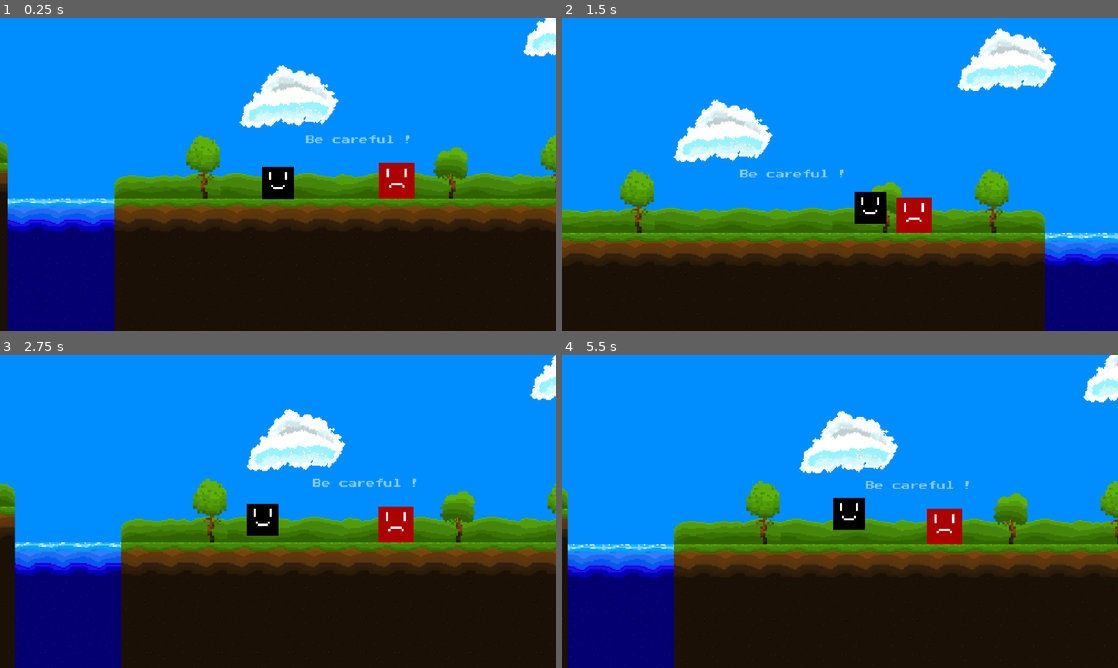
Above: before the commit, frames 1-4 (two rows, left to right).
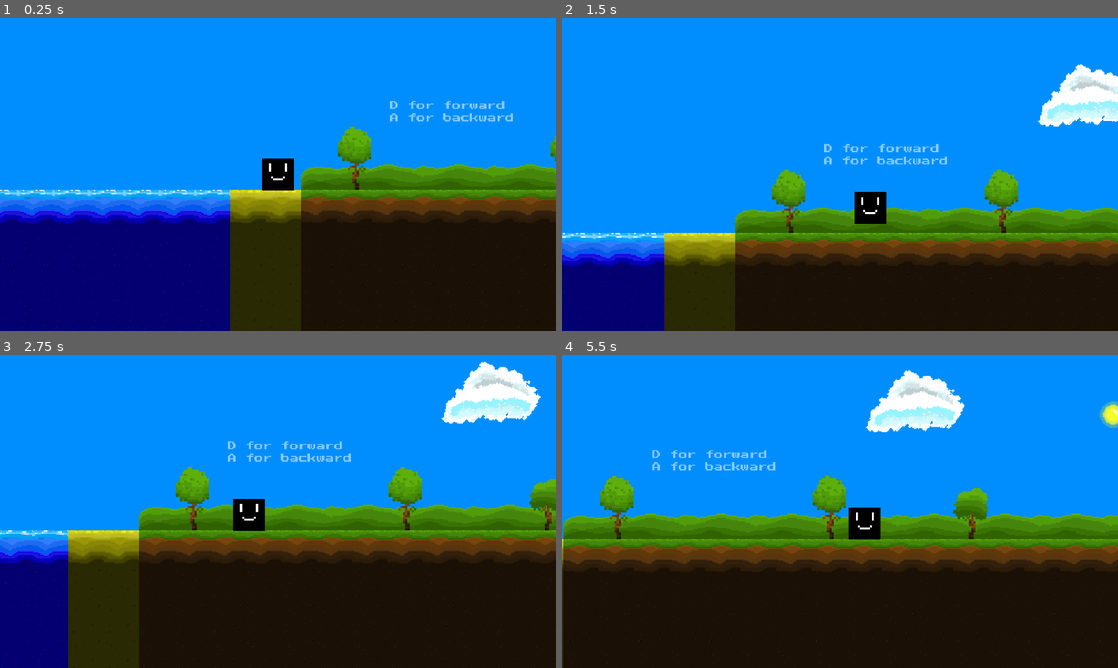
Above: after the commit, the same moments.

Repository: KevCoorp/Qube-Dash
Game: Godot game, scene res://scene/game/tutorial/tutorial.tscn
Two runs of this game, one before a commit and one after it. Both use one fixed random seed, a clock stepped at 60 frames per second and the inputs below.
Inputs:
- Up to frame 1 (0.25 s): no input
- Up to frame 2 (1.5 s): hold D (right) from 0.53 s (still down); tap Space (jump) at 0.77 s
- Up to frame 3 (2.75 s): tap Space (jump) at 1.52 s; release D (right) at 2.03 s; hold A (left) from 2.03 s (still down)
- Up to frame 4 (5.5 s): release A (left) at 2.78 s; hold D (right) 2.78-4.28 s; tap Space (jump) at 3.02, 3.77, 4.52 s; hold A (left) 4.28-5.03 s; hold D (right) from 5.03 s (still down)

The runs differ from the first frame. In frame 1, 30% of the frame differs, in the area x 0-100%, y 0-100%; in frame 2, 28%; in frame 3, 28%; in frame 4, 26%.
Error before the commit: Cannot call method 'reload_current_scene' on a null value. (res://scripts/sprite/player/player.gd:39)

Commit message:
tile edit

Diff:
--- a/scene/game/tutorial/tutorial.tscn
+++ b/scene/game/tutorial/tutorial.tscn
@@ -25,12 +25,12 @@
 format = 2
 layer_0/name = "Ground"
 layer_0/z_index = -2
-layer_0/tile_data = PackedInt32Array(917513, 65536, 1, 91751 …(25390 unchanged characters)… , 524389, 983040, 1, 589925, 983040, 2, 786521, 196608, 4, 852057, 196608, 5, 786522, 262144, 4, 852058, 262144, 5, 786532, 196608, 4, 852068, 196608, 5, 786533, 262144, 4, 852069, 262144, 5, 720940, 196608, 4, 786476, 196608, 5, 720941, 262144, 4, 786477, 262144, 5, 720934, 196608, 4, 786470, 196608, 5, 720935, 262144, 4, 786471, 262144, 5, 786452, 196608, 4, 851988, 196608, 5, 786453, 262144, 4, 851989, 262144, 5, 786442, 196608, 4, 851978, 196608, 5, 786443, 262144, 4, 851979, 262144, 5, 917570, 196608, 1, 917569, 196608, 1, 91 …(22065 unchanged characters)…
+layer_0/tile_data = PackedInt32Array(917513, 65536, 1, 91751 …(25390 unchanged characters)… , 524389, 983040, 1, 589925, 983040, 2, 917570, 196608, 1, 917569, 196608, 1, 91 …(22065 unchanged characters)…
 layer_1/name = "Hill"
 layer_1/z_index = -1
-layer_1/tile_data = PackedInt32Array(851968, 2, 0, 851969, 6 …(1642 unchanged characters)… 2019, 65538, 0, 852020, 131074, 0, 852021, 131074, 0, 852022, 196610, 0, 852028, 131074, 0, 852029, 196610, 0, 852026, 131074, 0, 852027, 196610, 0, 852023, 131074, 0, 852024, 196610, 0, 852025, 131074, 0)
+layer_1/tile_data = PackedInt32Array(851968, 2, 0, 851969, 6 …(1642 unchanged characters)… 2019, 65538, 0, 852020, 131074, 0, 852022, 131074, 0, 852028, 131074, 0, 852029, 196610, 0, 852026, 131074, 0, 852027, 196610, 0, 852023, 196610, 0, 852024, 131074, 0, 852025, 196610, 0, 852021, 196610, 0)
 layer_2/name = "Tree"
-layer_2/tile_data = PackedInt32Array(786438, 0, 4, 851974, 0 …(1595 unchanged characters)…  5, 786516, 262144, 4, 852052, 262144, 5)
+layer_2/tile_data = PackedInt32Array(786438, 0, 4, 851974, 0 …(1595 unchanged characters)…  5, 786516, 262144, 4, 852052, 262144, 5, 720941, 196608, 4, 786477, 196608, 5, 720933, 196608, 4, 786469, 196608, 5, 786451, 196608, 4, 851987, 196608, 5, 786443, 196608, 4, 851979, 196608, 5)
 layer_3/name = "Water"
 layer_3/tile_data = PackedInt32Array(917578, 1, 0, 917579, 1, 0, 917580, 1, 0, 852037, 1, 0, 852038, 1, 0, 852039, 1, 0 …(6427 unchanged characters)…
 layer_4/name = "Brick"
@@ -69,7 +69,7 @@
 position = Vector2(4948.72, 402)
 
 [node name="Player" parent="." instance=ExtResource("2_amhw8")]
-position = Vector2(1747.73, 418)
+position = Vector2(-21.0328, 434)
 
 [node name="Wall" type="StaticBody2D" parent="."]
 position = Vector2(80, 304)
